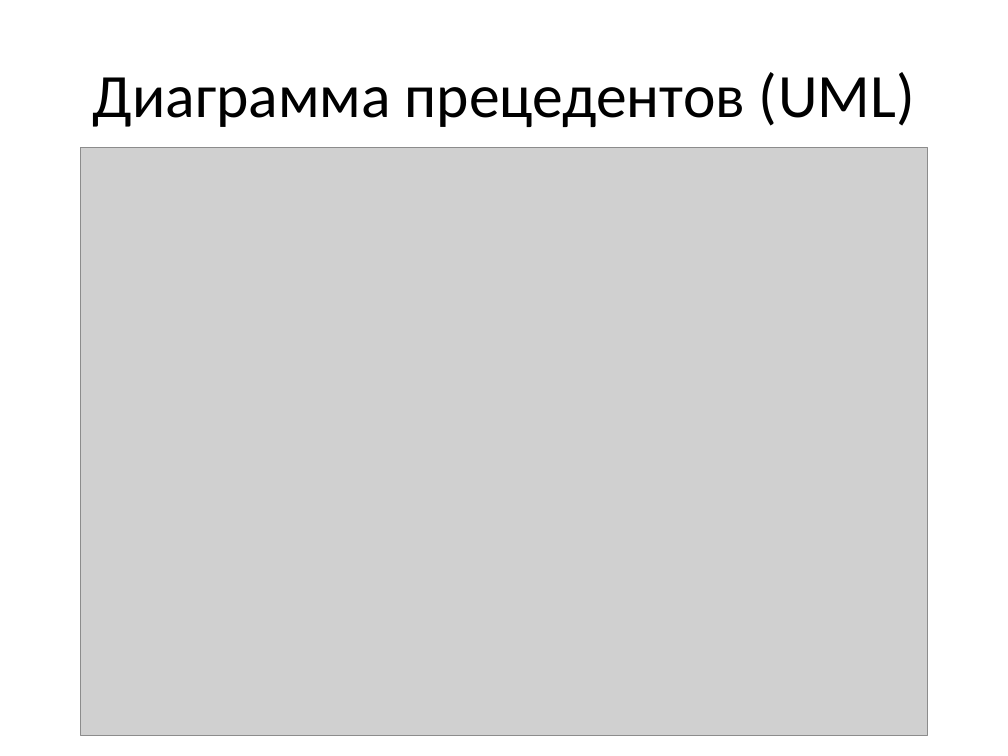
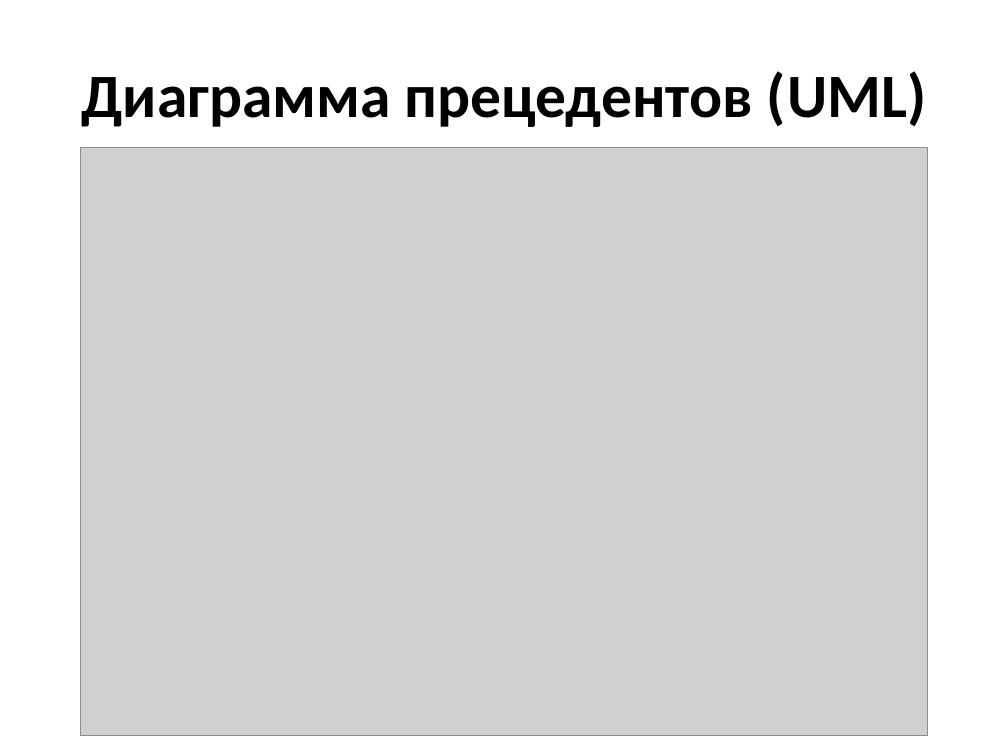
Before and after one commit to Olljux/mchs_project_DB, a slide deck: slide 8 of Проект БД.pptx. Drawn at 1008x756 pixels with LibreOffice and Linux fonts; fonts in the diff are those of the drawing; grey boxes stand for pictures. Boxes give left, top, right and bottom in pixels: in the first picture for what was removed or moved away, otherwise in the second. Text is boxed around its words. In the diff, an @@ line names an element or a change of style, - is before the commit and + after.

```diff
--- a/Проект БД.pptx
+++ b/Проект БД.pptx
@@ title "Диаграмма прецедентов (UML)" at bbox=[81, 71, 927, 127]: bold on @@
```
Also in this commit, not shown: 3 other slides changed, 2 slides added, 2 slides removed, 1 other file.
